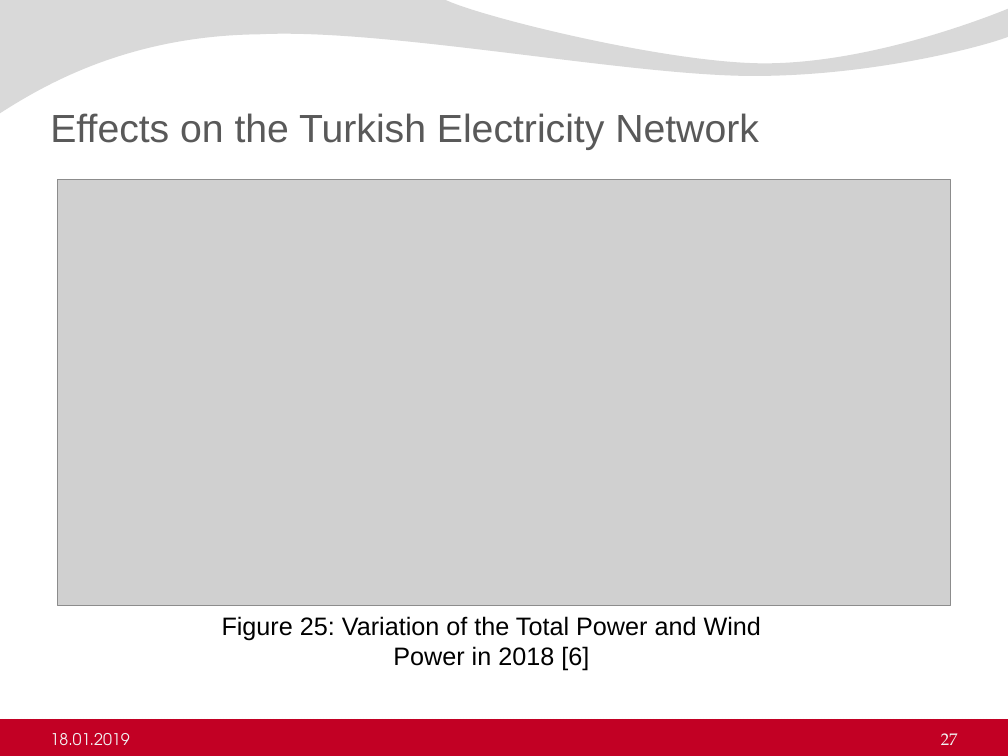
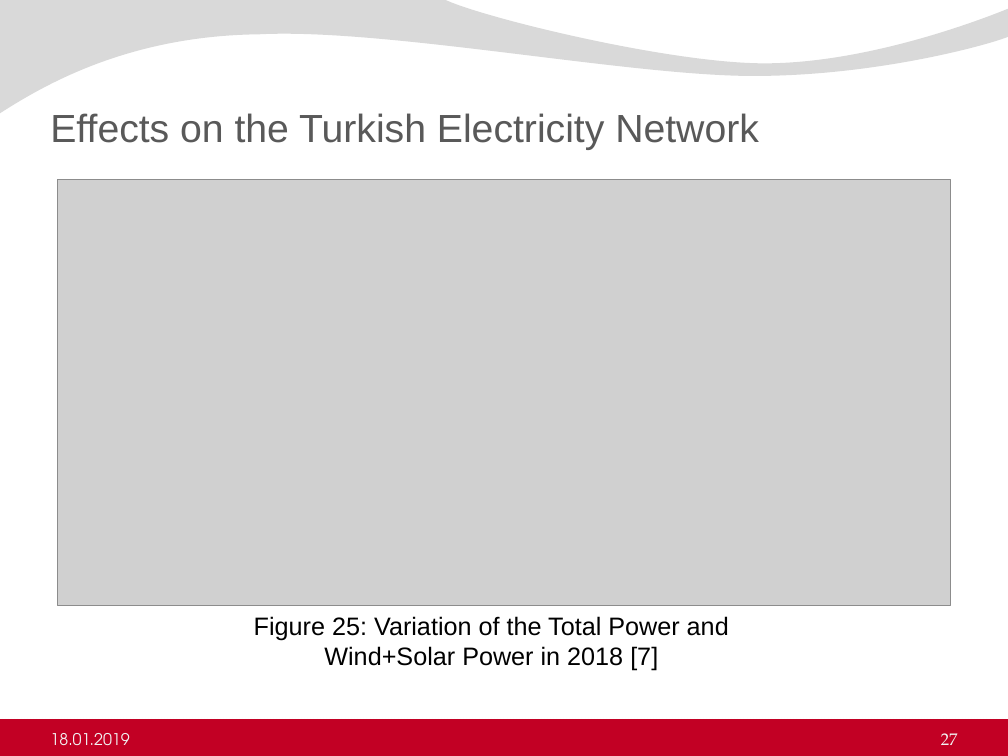
Before and after one commit to ErencanDuymaz/Research, a slide deck: slide 27 of Thesis/Thesis Defence/Erencan_Duymaz_thesis_defence.pptx. Drawn at 1008x756 pixels with LibreOffice and Linux fonts; fonts in the diff are those of the drawing; grey boxes stand for pictures; background and template pictures are left out. Boxes give left, top, right and bottom in pixels: in the first picture for what was removed or moved away, otherwise in the second. Text is boxed around its words. In the diff, an @@ line names an element or a change of style, - is before the commit and + after.

```diff
--- a/Thesis/Thesis Defence/Erencan_Duymaz_thesis_defence.pptx
+++ b/Thesis/Thesis Defence/Erencan_Duymaz_thesis_defence.pptx
@@ text at box(254, 616, 729, 671): text changed @@
-Figure 25: Variation of the Total Power and Wind Power in 2018 [6]
+Figure 25: Variation of the Total Power and Wind+Solar Power in 2018 [7]
```
Also in this commit, not shown: 14 other slides changed, 1 slide added, 2 other files.
